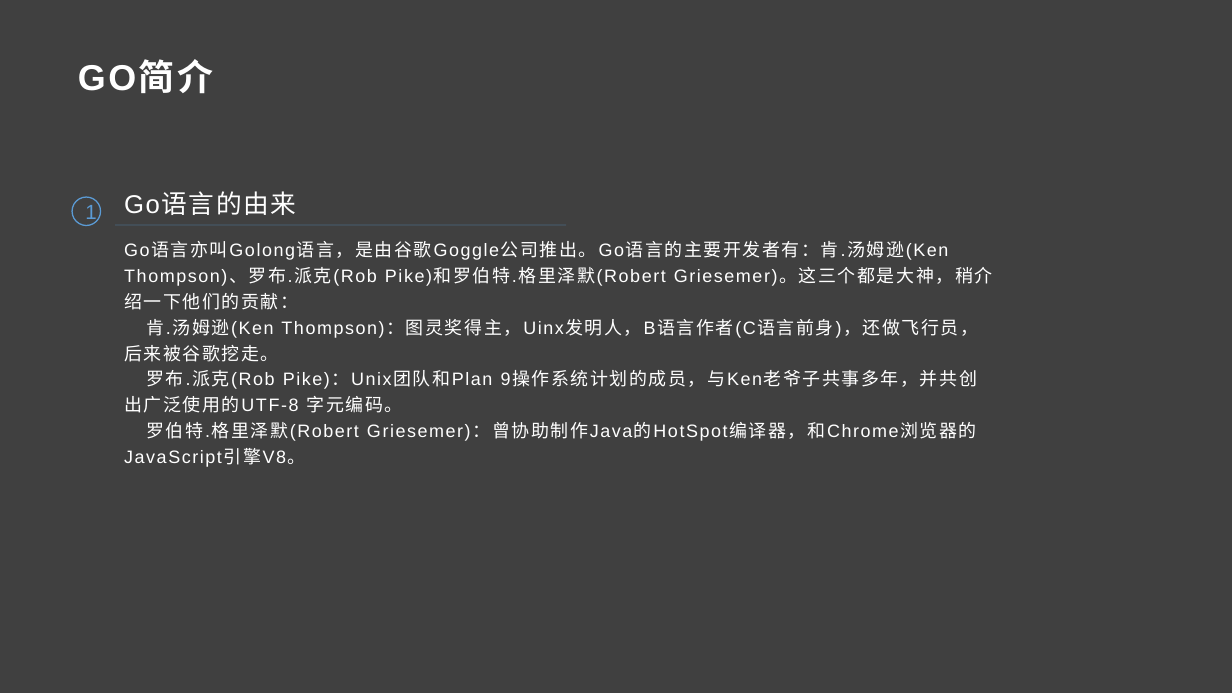
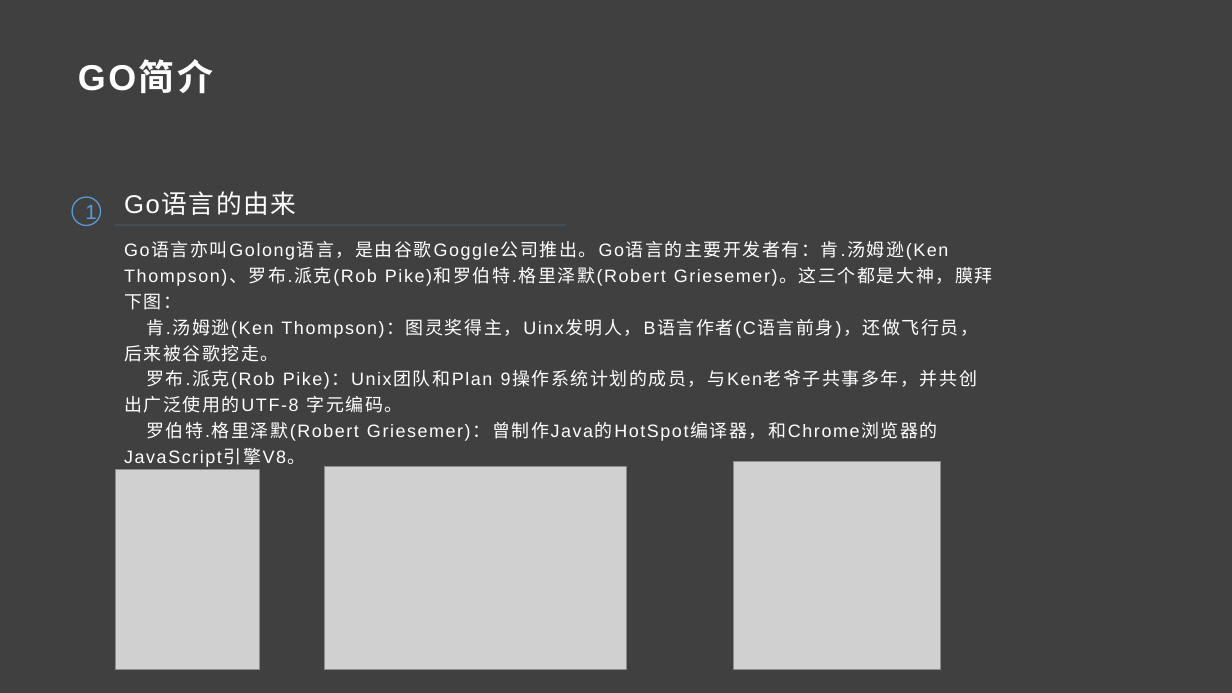
Before and after one commit to guojinchao/share, a slide deck: slide 3 of Gin框架与Pongo2模板语法搭建架构/走进GO的世界.pptx. Drawn at 1232x693 pixels with LibreOffice and Linux fonts; fonts in the diff are those of the drawing; grey boxes stand for pictures. Boxes give left, top, right and bottom in pixels: in the first picture for what was removed or moved away, otherwise in the second. Text is boxed around its words. In the diff, an @@ line names an element or a change of style, - is before the commit and + after.

Commit message:
commit 修改 ppt

```diff
--- a/Gin框架与Pongo2模板语法搭建架构/走进GO的世界.pptx
+++ b/Gin框架与Pongo2模板语法搭建架构/走进GO的世界.pptx
@@ text at bbox=[124, 242, 992, 310]: text changed @@
-Go语言亦叫Golong语言，是由谷歌Goggle公司推出。Go语言的主要开发者有：肯.汤姆逊(Ken Thompson)、罗布.派克(Rob Pike)和罗伯特.格里泽默(Robert Griesemer)。这三个都是大神，稍介绍一下他们的贡献：
+Go语言亦叫Golong语言，是由谷歌Goggle公司推出。Go语言的主要开发者有：肯.汤姆逊(Ken Thompson)、罗布.派克(Rob Pike)和罗伯特.格里泽默(Robert Griesemer)。这三个都是大神，膜拜下图：
@@ text at bbox=[124, 422, 938, 467]: text changed @@
-罗伯特.格里泽默(Robert Griesemer)：曾协助制作Java的HotSpot编译器，和Chrome浏览器的JavaScript引擎V8。
+罗伯特.格里泽默(Robert Griesemer)：曾制作Java的HotSpot编译器，和Chrome浏览器的JavaScript引擎V8。
@@ picture added at bbox=[116, 470, 260, 670] @@
@@ picture added at bbox=[324, 467, 627, 669] @@
@@ picture added at bbox=[734, 461, 941, 670] @@
```
